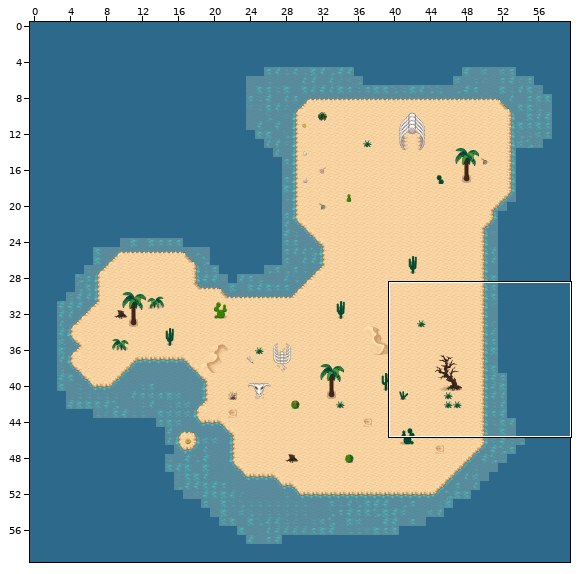
An edit to a level. Tiled map, DesertIsland.tmx. The first picture is a wide view before the edit; the outline marks the close-up.
Close-up. Before the commit:
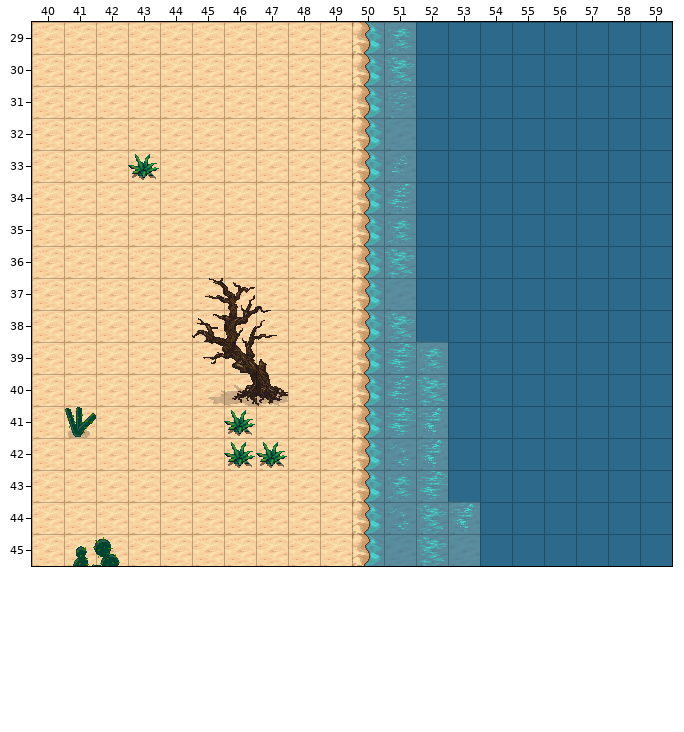
Cells are 32x32 px. Shown: x 40..59, y 29..45. The commit also changed other parts of the map, which this record leaves out.
The result:
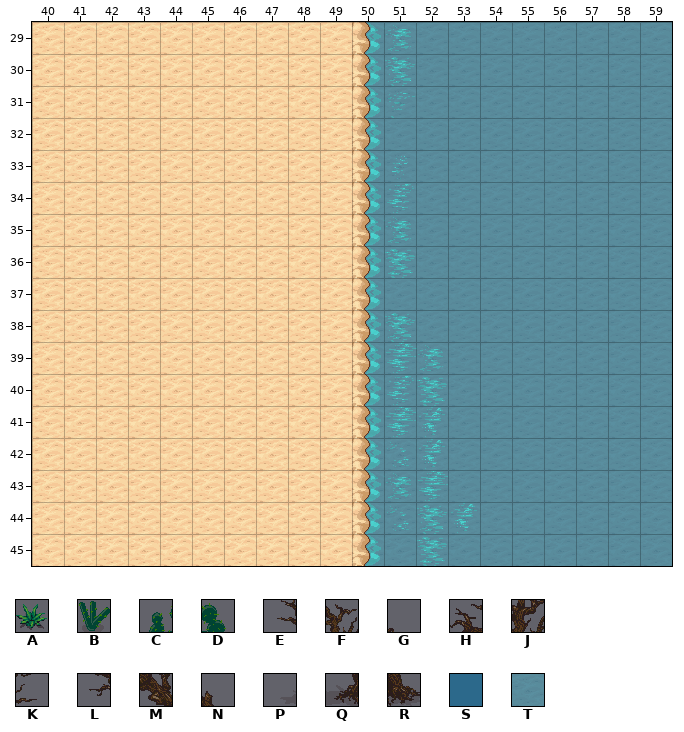
Key: from "beach-desert-2": A 56, B 88, C 100, D 101, E 132, F 133, G 134, H 148, J 149, K 150, L 164, M 165, N 166, P 180, Q 181, R 182; from "wateranimate2": S 43, T 141.
_ is an empty cell.
See-through tiles are keyed as they look on the map.
Edits made:
Layer "Water":
Tile S gives way to one hidden under a higher layer in rows 29 to 38 at x 52.
The author changed tile S to tile T in rows 29 to 43 at x 53 to 59; in rows 44 to 45 at x 54 to 59.
Layer "Water2":
Tile T now appears in rows 29 to 38 at x 52.
Layer "Landscape" (now hidden):
Tile A is removed in row 33 at x 43; in row 41 at x 46; in row 42 at x 46 to 47.
Tile B is removed in row 41 at x 41.
Tile C is removed in row 45 at x 41.
Tile D is removed in row 45 at x 42.
Tile E is removed in row 37 at x 45.
Tile F is removed in row 37 at x 46.
Tile G is removed in row 37 at x 47.
Tile H is removed in row 38 at x 45.
Tile J is removed in row 38 at x 46.
Tile K is removed in row 38 at x 47.
Tile L is removed in row 39 at x 45.
Tile M is removed in row 39 at x 46.
Tile N is removed in row 39 at x 47.
Tile P is removed in row 40 at x 45.
Tile Q is removed in row 40 at x 46.
Tile R is removed in row 40 at x 47.
Changed places in both close-ups, as pixel boxes (x1, y1, x2, y2):
changed: (416, 22, 672, 566)
removed: (128, 154, 159, 180)
removed: (192, 278, 288, 468)
removed: (65, 407, 96, 438)
removed: (73, 537, 120, 566)
